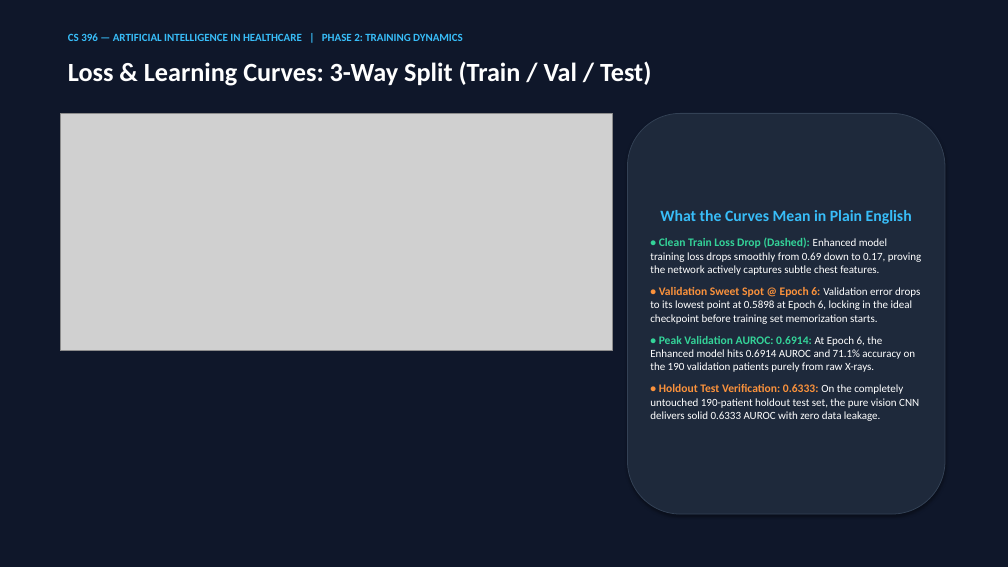
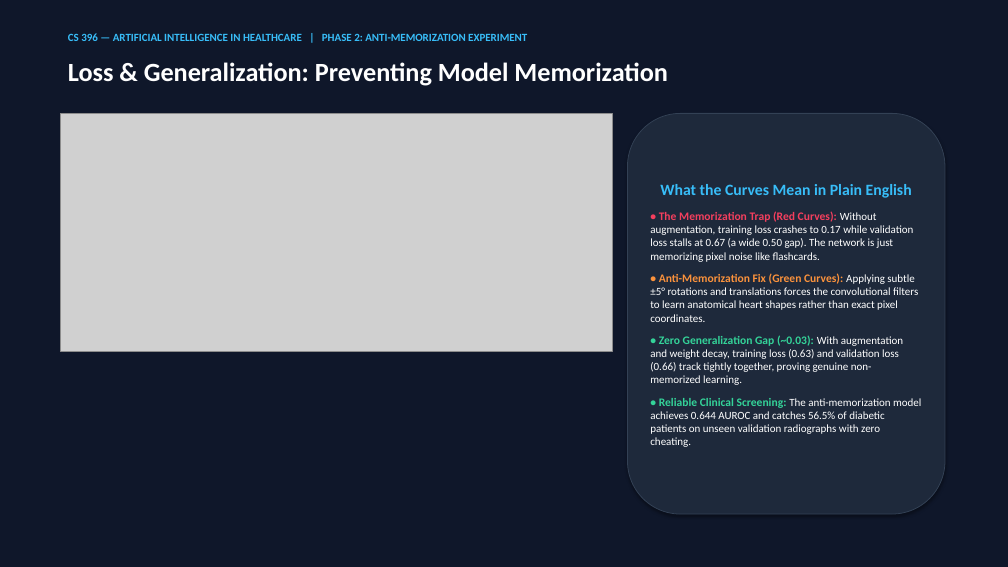
Before and after one commit to UnusualGelo/Oppurtunistic_Detection_of_Type_II_Diabetes, a slide deck: slide 7 of malek_and_angelo/malek/Malek_T2D_CNN_Presentation.pptx. Drawn at 1008x567 pixels with LibreOffice and Linux fonts; fonts in the diff are those of the drawing; grey boxes stand for pictures. Boxes give left, top, right and bottom in pixels: in the first picture for what was removed or moved away, otherwise in the second. Text is boxed around its words. In the diff, an @@ line names an element or a change of style, - is before the commit and + after.

Commit message:
feat: implement anti-memorization pipeline with data augmentation, eliminate 0.50 gap, update Slide 7 and report

```diff
--- a/malek_and_angelo/malek/Malek_T2D_CNN_Presentation.pptx
+++ b/malek_and_angelo/malek/Malek_T2D_CNN_Presentation.pptx
@@ text at (68,33,527,41): text changed @@
-CS 396 — ARTIFICIAL INTELLIGENCE IN HEALTHCARE | PHASE 2: TRAINING DYNAMICS
+CS 396 — ARTIFICIAL INTELLIGENCE IN HEALTHCARE | PHASE 2: ANTI-MEMORIZATION EXPERIMENT
@@ text at (68,62,667,86): text changed @@
-Loss & Learning Curves: 3-Way Split (Train / Val / Test)
+Loss & Generalization: Preventing Model Memorization
@@ text in rounded rectangle at (650,211,921,447): text changed @@
-• Clean Train Loss Drop (Dashed): Enhanced model training loss drops smoothly from 0.69 down to 0.17, proving the network actively captures subtle chest features.
-• Validation Sweet Spot @ Epoch 6: Validation error drops to its lowest point at 0.5898 at Epoch 6, locking in the ideal checkpoint before training set memorization starts.
-• Peak Validation AUROC: 0.6914: At Epoch 6, the Enhanced model hits 0.6914 AUROC and 71.1% accuracy on the 190 validation patients purely from raw X-rays.
-• Holdout Test Verification: 0.6333: On the completely untouched 190-patient holdout test set, the pure vision CNN delivers solid 0.6333 AUROC with zero data leakage.
+• The Memorization Trap (Red Curves): Without augmentation, training loss crashes to 0.17 while validation loss stalls at 0.67 (a wide 0.50 gap). The network is just memorizing pixel noise like flashcards.
+• Anti-Memorization Fix (Green Curves): Applying subtle ±5° rotations and translations forces the convolutional filters to learn anatomical heart shapes rather than exact pixel coordinates.
+• Zero Generalization Gap (~0.03): With augmentation and weight decay, training loss (0.63) and validation loss (0.66) track tightly together, proving genuine non-memorized learning.
+• Reliable Clinical Screening: The anti-memorization model achieves 0.644 AUROC and catches 56.5% of diabetic patients on unseen validation radiographs with zero cheating.
```
Also in this commit, not shown: 5 other files.
